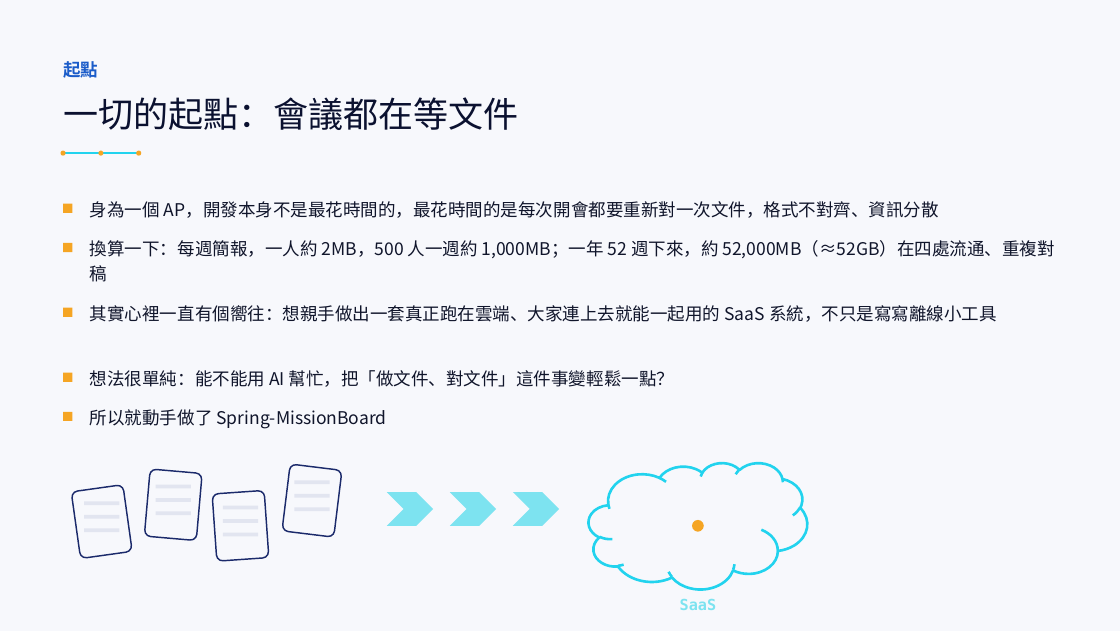
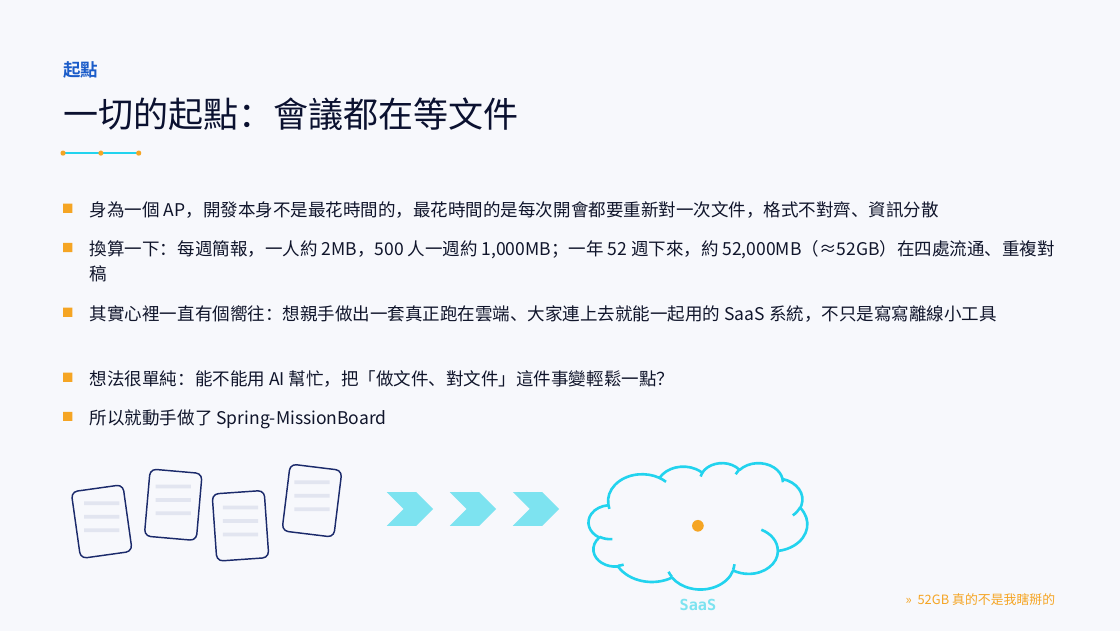
Before and after one commit to LinGaOscar/Spring-MissionBoard, a slide deck: slide 3 of docs/專案介紹.pptx. Drawn at 1120x631 pixels with LibreOffice and Linux fonts; fonts in the diff are those of the drawing. Boxes give left, top, right and bottom in pixels: in the first picture for what was removed or moved away, otherwise in the second. Text is boxed around its words. In the diff, an @@ line names an element or a change of style, - is before the commit and + after.

```diff
--- a/docs/專案介紹.pptx
+++ b/docs/專案介紹.pptx
@@ text added at (918,593,1055,605), 11 pt, text #F5A524 @@
+» 52GB 真的不是我瞎掰的
```
Also in this commit, not shown: 26 other slides changed.
